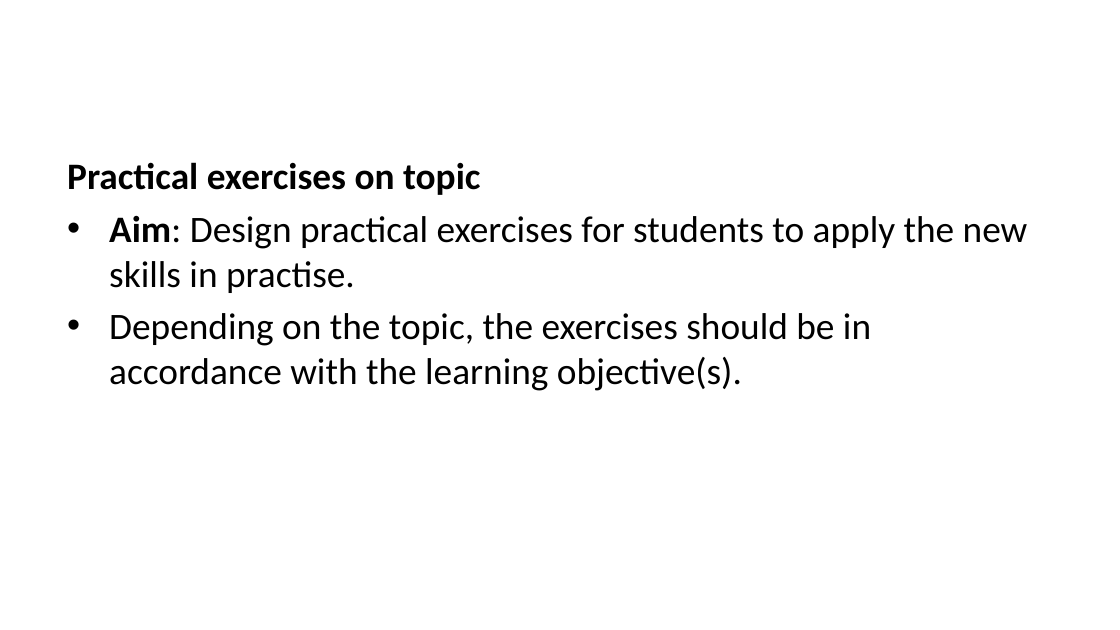
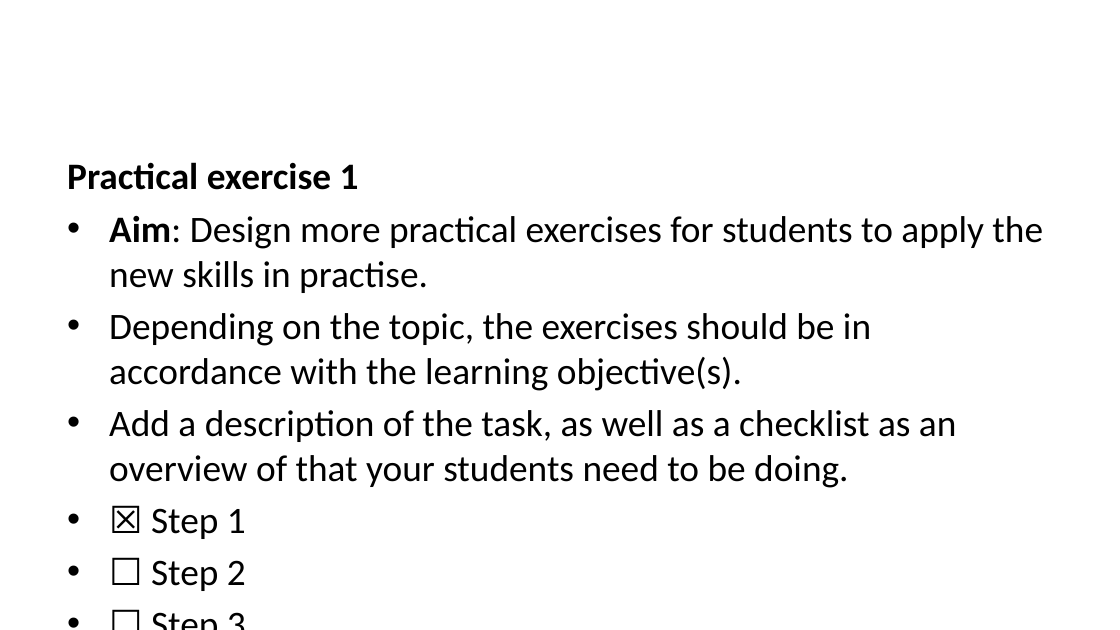
Before and after one commit to lmu-osc/train-the-trainer-student-track-pedagogy, a slide deck: slide 16 of _site/materials/module-4/M4-S3-Citation-Politics/M4-S3-Citation-Politics-slides.pptx (slide 19 before the commit). Drawn at 1120x630 pixels with LibreOffice and Linux fonts; fonts in the diff are those of the drawing. Boxes give left, top, right and bottom in pixels: in the first picture for what was removed or moved away, otherwise in the second. Text is boxed around its words. In the diff, an @@ line names an element or a change of style, - is before the commit and + after.

```diff
--- a/_site/materials/module-4/M4-S3-Citation-Politics/M4-S3-Citation-Politics-slides.pptx
+++ b/_site/materials/module-4/M4-S3-Citation-Politics/M4-S3-Citation-Politics-slides.pptx
@@ text at (67,162,1043,293): text changed @@
-Practical exercises on topic
-• Aim: Design practical exercises for students to apply the new skills in practise.
+Practical exercise 1
+• Aim: Design more practical exercises for students to apply the new skills in practise.
@@ text at (109,410,956,539): paragraphs added @@
+• Add a description of the task, as well as a checklist as an overview of that your students need to be doing.
+• ☒ Step 1
+• ☐ Step 2
+• ☐ Step 3
```
Also in this commit, not shown: 1 other slide changed, 2 slides added, 40 other files.
